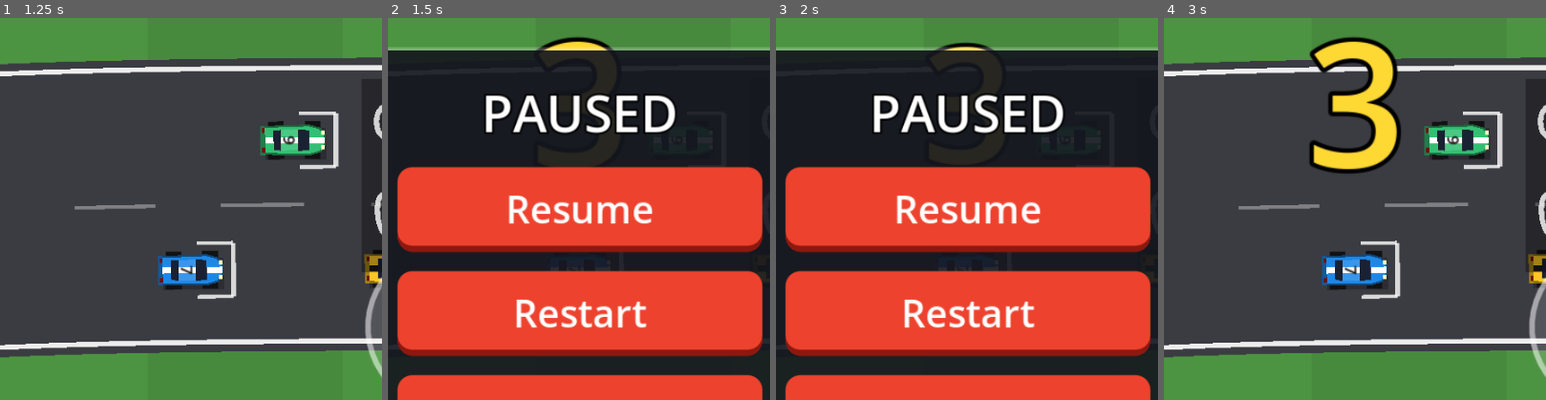
Above: before the commit, frames 1-4 (left to right).
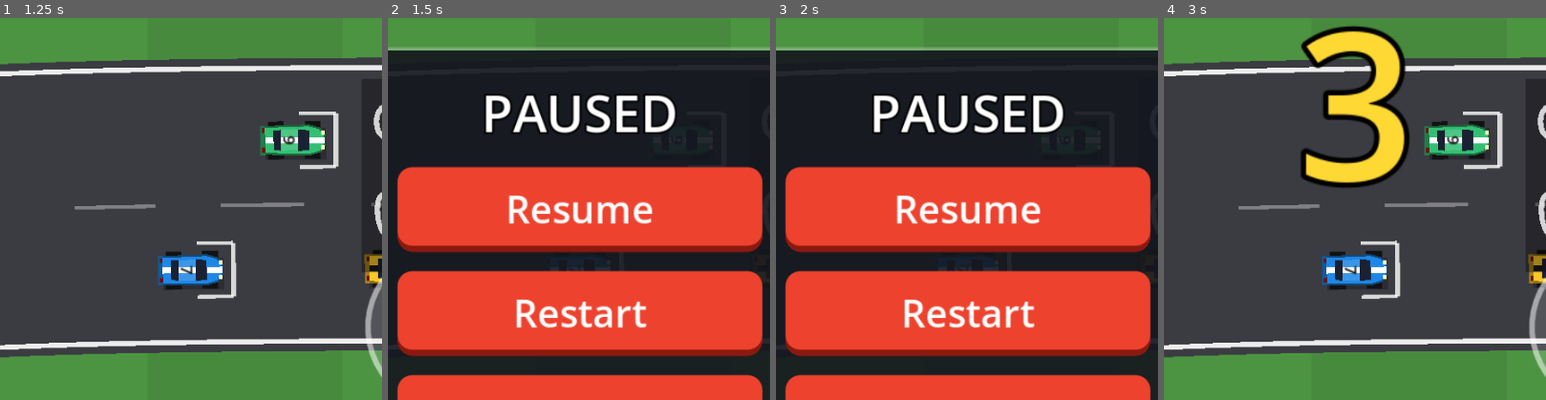
Above: after the commit, the same moments.

Repository: tomokifaizuru/topdown-racer
Game: Godot game, scene res://scenes/title.tscn
The game is run twice, just before and just after one commit, with the same random seed, the same clock (stepped at 60 frames per second) and the same inputs.
Inputs (mouse positions are % of the whole screen's width and height, from its top left):
- Up to frame 1 (1.25 s): click "PLAY" at 0.5 s
- Up to frame 2 (1.5 s): click "II" at 1.25 s
- Up to frame 3 (2 s): no input
- Up to frame 4 (3 s): click "Restart" at 2 s; tap Enter at 2.75 s; move the mouse to (72, 45) at 2.77 s; hold Right (steer_right) from 2.78 s (still down); click (72, 45) at 2.92 s
The pictures show only the part of the screen within x 25-75%, y 17-67%; the shares and areas given below are measured in that part.

Frame 1 is identical in both runs. In frame 2, 0.5% of the frame differs, in the area x 38-59%, y 5-9%; in frame 3, 0.2%; in frame 4, 5.6%, in the area x 35-65%, y 2-45%.

Commit message:
Defer scene changes after touch taps (fixes benign engine error on web)

Diff:
--- a/scripts/race.gd
+++ b/scripts/race.gd
@@ -178,11 +178,14 @@
 
 func restart() -> void:
 	get_tree().paused = false
+	# Small delay lets the touch/mouse release finish before the scene is freed.
+	await get_tree().create_timer(0.08).timeout
 	get_tree().reload_current_scene()
 
 
 func go_to_menu() -> void:
 	get_tree().paused = false
+	await get_tree().create_timer(0.08).timeout
 	get_tree().change_scene_to_file("res://scenes/title.tscn")
 
 
--- a/scripts/title.gd
+++ b/scripts/title.gd
@@ -23,6 +23,9 @@
 
 
 func _on_play() -> void:
+	play_button.disabled = true
+	# Small delay lets the touch/mouse release finish before the title is freed.
+	await get_tree().create_timer(0.08).timeout
 	get_tree().change_scene_to_file("res://scenes/race.tscn")
 
 
Not shown, changed: docs/index.html
Not shown, changed: docs/index.pck
